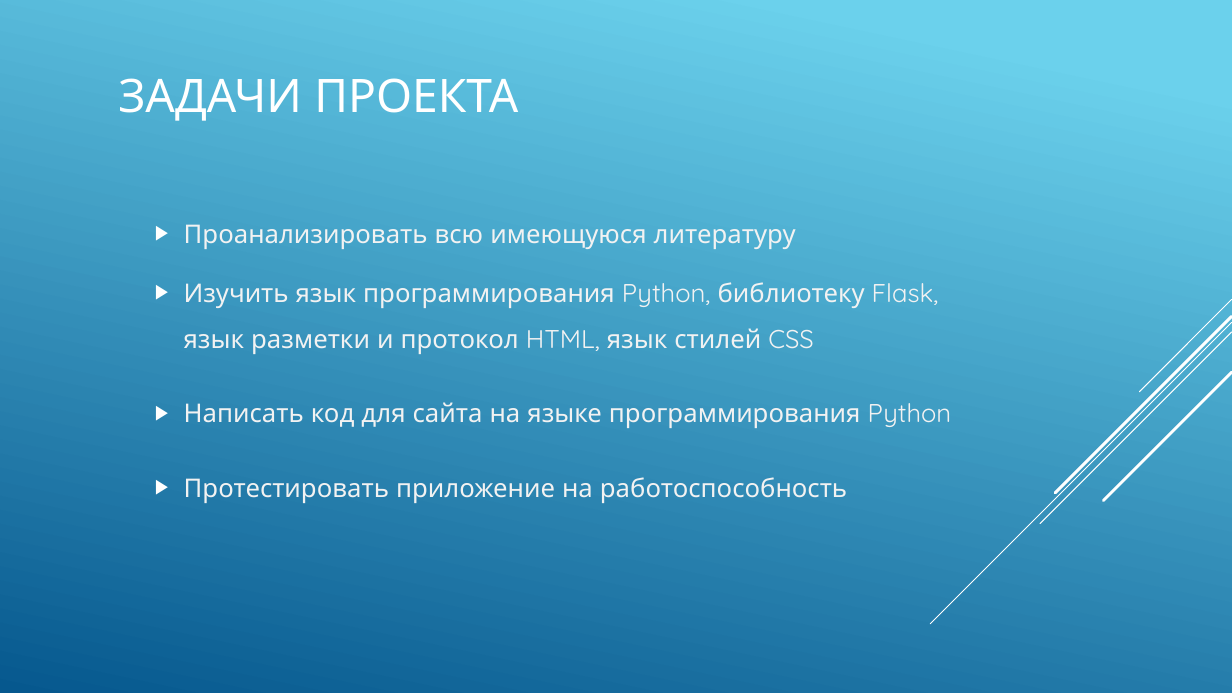
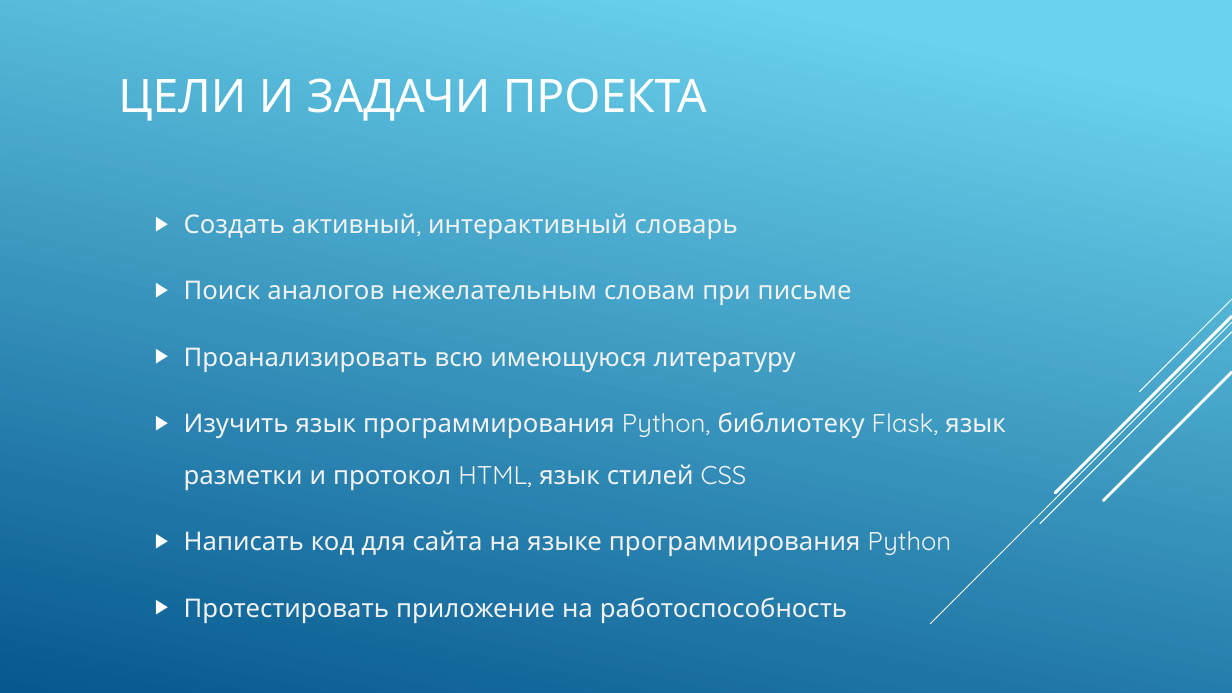
Before and after one commit to Lerika123/verbalize, a slide deck: slide 3 of СловоВед.pptx (slide 4 before the commit). Drawn at 1232x693 pixels with LibreOffice and Linux fonts; fonts in the diff are those of the drawing. Boxes give left, top, right and bottom in pixels: in the first picture for what was removed or moved away, otherwise in the second. Text is boxed around its words. In the diff, an @@ line names an element or a change of style, - is before the commit and + after.

```diff
--- a/СловоВед.pptx
+++ b/СловоВед.pptx
@@ title at bbox=[118, 78, 707, 121]: text changed @@
-ЗАДАЧИ ПРОЕКТА
+ЦЕЛИ И ЗАДАЧИ ПРОЕКТА
@@ text at bbox=[184, 213, 852, 305]: paragraphs added @@
+▶ Создать активный, интерактивный словарь
+▶ Поиск аналогов нежелательным словам при письме
@@ text at bbox=[184, 347, 1006, 623]: line spacing 2 to 1.7; line spacing 1.5 to 1.7 @@
```
Also in this commit, not shown: 5 other slides changed, 1 slide removed.
